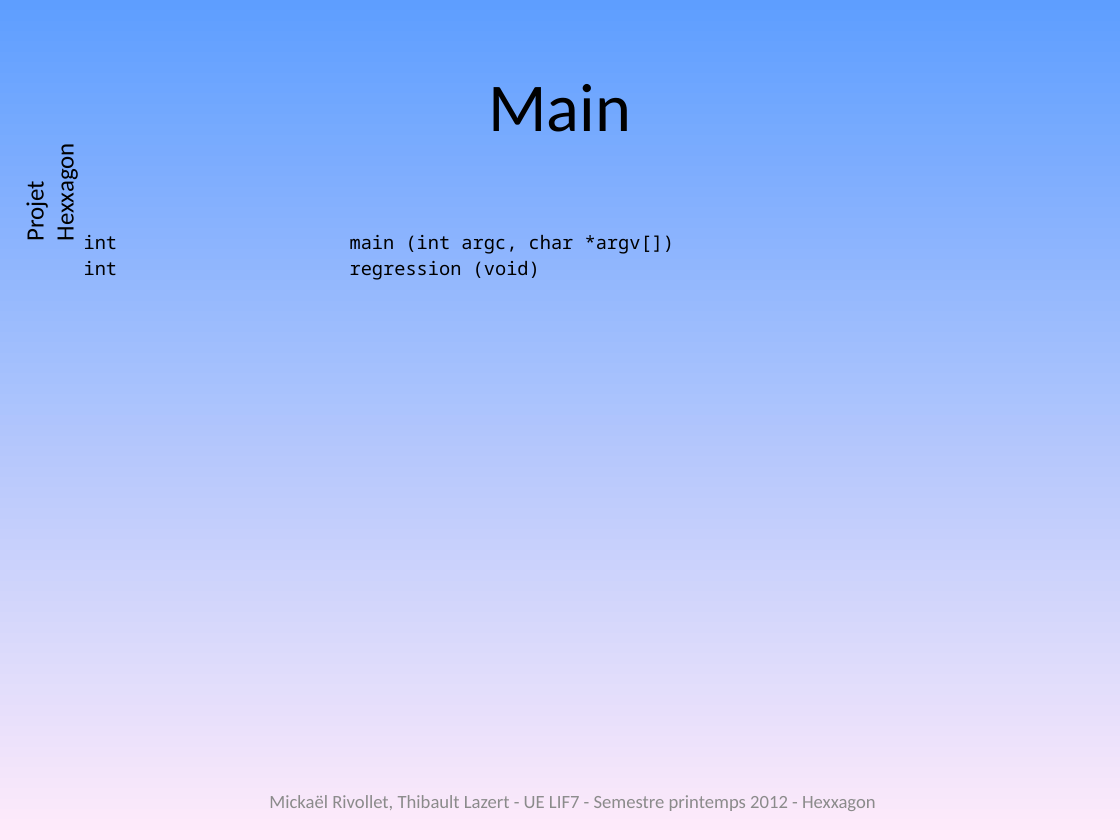
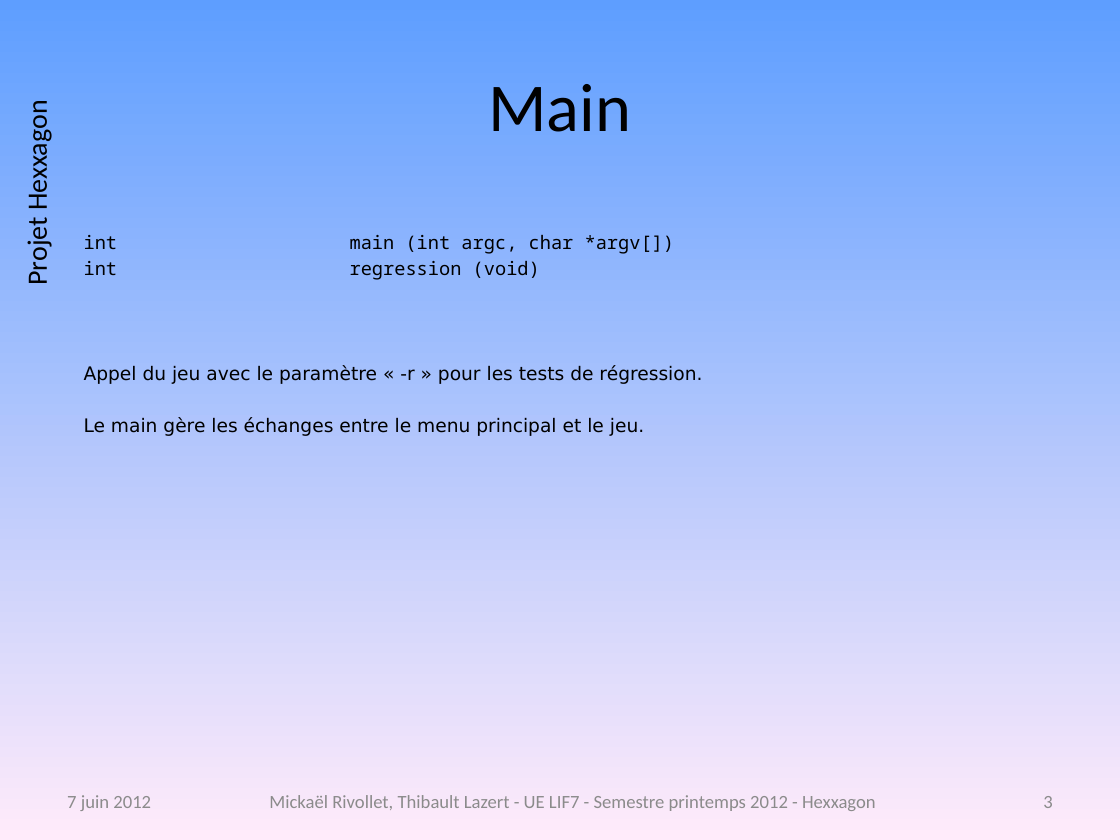
Before and after one commit to freeman1987/lazert-rivollet-lif7, a slide deck: slide 3 of projet/doc/diagrammecomplet.pptx. Drawn at 1120x840 pixels with LibreOffice and Linux fonts; fonts in the diff are those of the drawing; background and template pictures are left out. Boxes give left, top, right and bottom in pixels: in the first picture for what was removed or moved away, otherwise in the second. Text is boxed around its words. In the diff, an @@ line names an element or a change of style, - is before the commit and + after.

```diff
--- a/projet/doc/diagrammecomplet.pptx
+++ b/projet/doc/diagrammecomplet.pptx
@@ text "Projet Hexxagon" at [20,111,54,283]: size 16 to 18 pt @@
@@ text at [84,365,702,436]: paragraphs added @@
+Appel du jeu avec le paramètre « -r » pour les tests de régression.
+Le main gère les échanges entre le menu principal et le jeu.
@@ text added at [67,795,151,811], 12 pt, text #8C8C8C @@
+7 juin 2012
@@ page number added at [1043,796,1052,808], 12 pt, text #8B8B8B @@
+3
```
Also in this commit, not shown: 11 other slides changed, 5 slides added, 3 other files.
